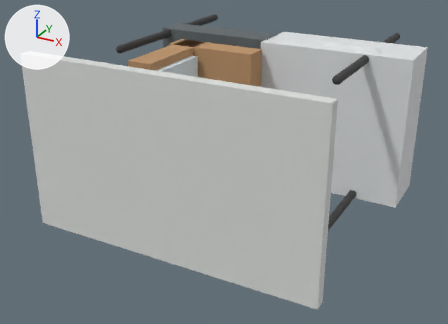
The glTF model bodies/generic_ackermann_golf_cart/generated/parts/vehicle.glb, before and after one commit.
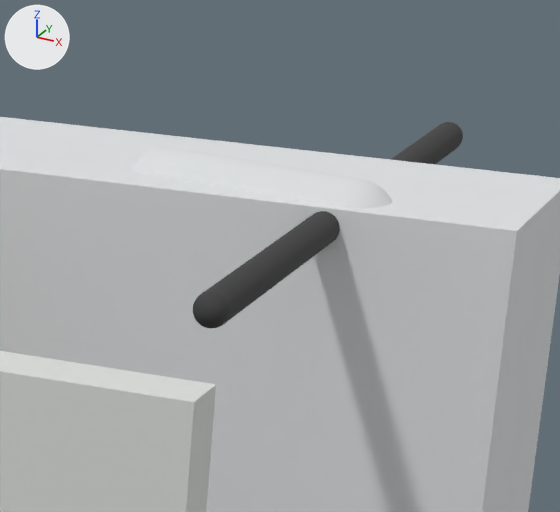
The first picture shows the older version from a camera (50 mm lens) standing at (1.62, -4.01, 1.36) and looking at (-0.13, -0.82, -0.23). The close-ups show the older and then the newer version on the part from 63% to 95% of the width and 1% to 40% of the height of that picture. Only the edits that show in the close-ups are written down. Every picture has the same lights, and +X, +Y and +Z are marked at upper left. Where no turn or scale is listed for an object, it has been applied to the vertices.

In view in the first close-up: 'body_front_visual', 'front_bumper_right_visual', 'roof_post_front_right_visual', 'roof_visual'.
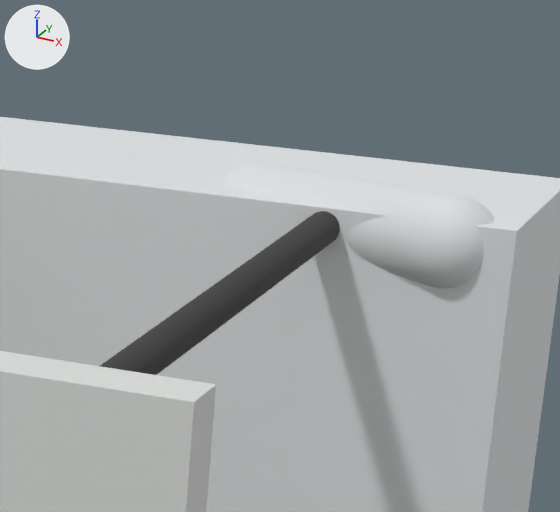
The change, as a diff of the scene's bpy script:
```diff
--- a/bodies/generic_ackermann_golf_cart/generated/parts/vehicle.glb.py
+++ b/bodies/generic_ackermann_golf_cart/generated/parts/vehicle.glb.py
@@ me_geometry_6 @@
 # used by ob_front_bumper_right_visual; location = (0.0, 0.0, 0.0)
-me_geometry_6.from_pydata(...)  # 1922 vertices, 3840 faces; spans x 0.25..0.71, y -0.455..-0.245, z 0.36..0.5
+me_geometry_6.from_pydata(...)  # 1922 vertices, 3840 faces; spans x 0.41..0.87, y -0.49..-0.28, z 0.36..0.5
+# me_geometry_6 part 1: the whole mesh is moved by (0.16, -0.035, 0.0)
 me_geometry_6.materials.append(mat_material_4)
@@ me_geometry_10 @@
 # used by ob_roof_post_front_right_visual; location = (0.0, 0.0, 0.0)
-me_geometry_10.from_pydata(...)  # 1922 vertices, 3840 faces; spans x 0.595..0.645, y -0.975..0.275, z 0.415..0.465
+me_geometry_10.from_pydata(...)  # 1922 vertices, 3840 faces; spans x 0.595..0.645, y -1.575..-0.325, z 0.415..0.465
+# me_geometry_10 part 2: the whole mesh is moved by (0.0, -0.6, 0.0)
 me_geometry_10.materials.append(mat_material_5)
```

Changed parts and their boxes (x1, y1, x2, y2) in the close-ups (560 x 512 px):
'front_bumper_right_visual', moved: before (130, 146, 392, 208); after (220, 162, 495, 289)
'roof_post_front_right_visual', moved: before (193, 122, 463, 328); after (100, 211, 340, 375)
